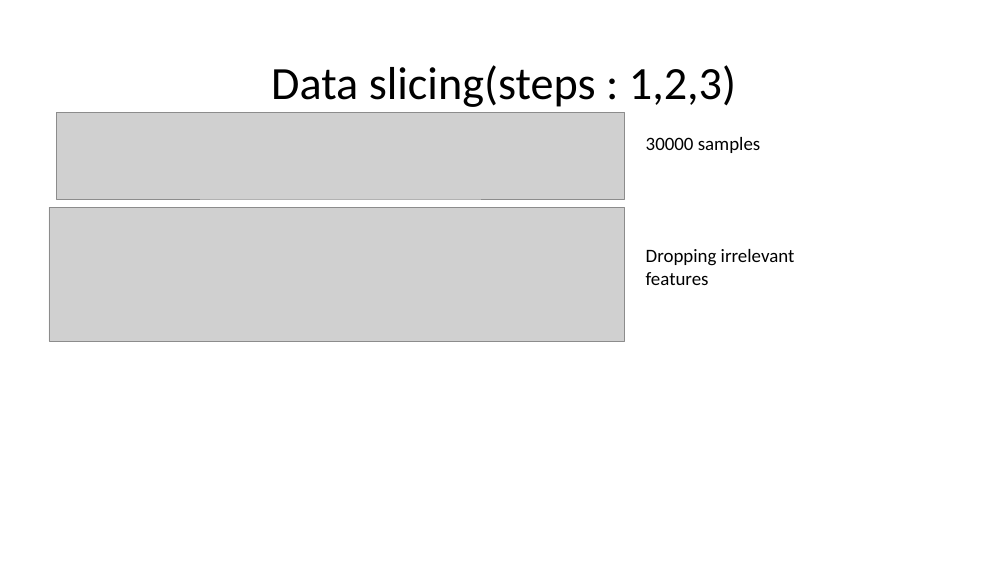
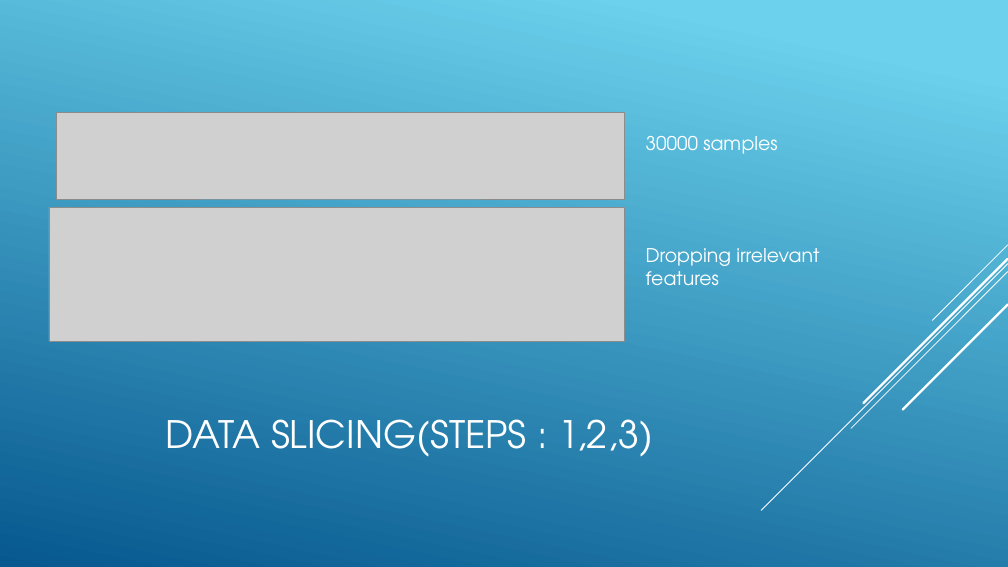
Before and after one commit to jordantangy/MoviePosterClassification-CNN, a slide deck: slide 10 of Slide Show.pptx (slide 3 before the commit). Drawn at 1008x567 pixels with LibreOffice and Linux fonts; fonts in the diff are those of the drawing; grey boxes stand for pictures. Boxes give left, top, right and bottom in pixels: in the first picture for what was removed or moved away, otherwise in the second. Text is boxed around its words. In the diff, an @@ line names an element or a change of style, - is before the commit and + after.

```diff
--- a/Slide Show.pptx
+++ b/Slide Show.pptx
@@ background #FFFFFF to gradient #6ED2EB to #06588E @@
@@ text "30000 samples" at bbox=[646, 136, 778, 154]: font Calibri to TeX Gyre Adventor, text colour #000000 to #FFFFFF @@
@@ text "Dropping irrelevant features" at bbox=[646, 248, 819, 285]: font Calibri to TeX Gyre Adventor, text colour #000000 to #FFFFFF @@
@@ group added at bbox=[761, 245, 1008, 510]: 5 lines @@
@@ title at bbox=[166, 419, 653, 456]: text changed; size 44 to 36 pt; font Calibri to TeX Gyre Adventor; text colour #000000 to #FFFFFF @@
-Data slicing(steps : 1,2,3)
+DATA SLICING(STEPS : 1,2,3)
```
Also in this commit, not shown: 6 other slides changed, 7 slides added, 2 other files.
